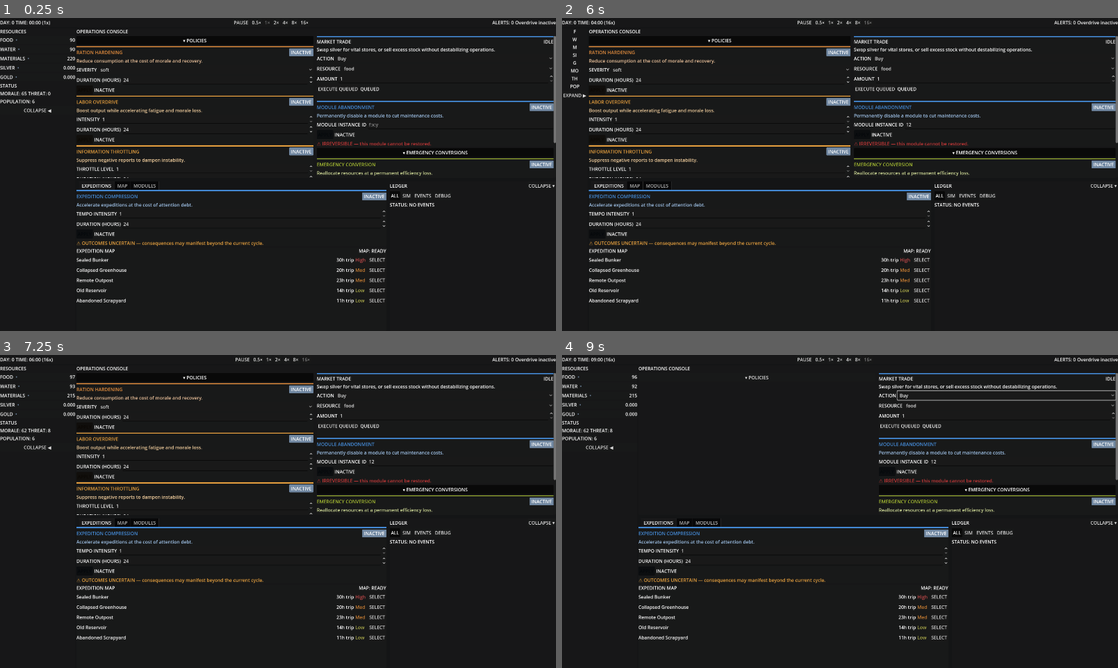
Above: before the commit, frames 1-4 (two rows, left to right).
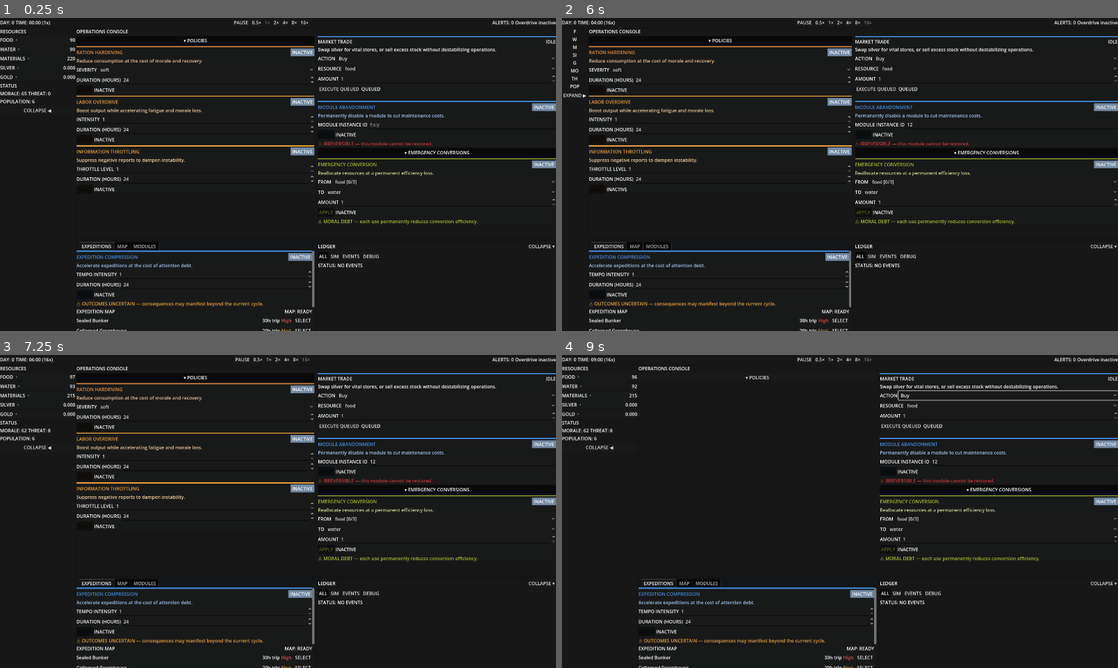
Above: after the commit, the same moments.

Repository: SyntacticLuster/upstack
Game: Godot game, scene res://scenes/game/Game.tscn
Two runs of this game, one before a commit and one after it. Both use one fixed random seed, a clock stepped at 60 frames per second and the inputs below.
Inputs (mouse positions are in pixels of both pictures, inside the frame that each line leads up to):
- Up to frame 1 (0.25 s): no input
- Up to frame 2 (6 s): click (1023, 124) at 0.52 s; type "12" at 0.6 s; click "0.5×" at 1.25 s; click "1×" at 2 s; click "2×" at 2.75 s; click "4×" at 3.5 s; click "8×" at 4.25 s; click "16×" at 5 s; click "COLLAPSE ◀" at 5.75 s
- Up to frame 3 (7.25 s): click "EXPAND ▶" at 6.5 s
- Up to frame 4 (9 s): click "▾ POLICIES" at 7.25 s; click "Buy" at 8 s; click "food" at 8.75 s

The runs differ from the first frame. In frame 1, 6.0% of the frame differs, in the area x 13-100%, y 5-100%; in frame 2, 6.0%, in the area x 4-100%, y 5-100%; in frame 3, 6.0%; in frame 4, 5.8%.

Commit message:
Fix UI split defaults and persistence

Diff:
--- a/scripts/ui/UiRoot.gd
+++ b/scripts/ui/UiRoot.gd
@@ -6,14 +6,23 @@
 
 const BREAKPOINT_TABS := 800.0
 const BREAKPOINT_RAIL_COLLAPSE := 800.0
-const LEDGER_DEFAULT_RATIO := 0.5
-const BOTTOM_SPLIT_RATIO := 0.65
+const V_DEFAULT_RATIO := 0.70
+const H_TOP_DEFAULT_RATIO := 0.50
+const H_BOTTOM_DEFAULT_RATIO := 0.50
+const UI_LAYOUT_SECTION := "ui_layout"
+const UI_LAYOUT_VERSION := 1
+const UI_LAYOUT_VERSION_KEY := "layout_version"
+const UI_SPLIT_V_RATIO_KEY := "ui_split_v_ratio"
+const UI_SPLIT_TOP_H_RATIO_KEY := "ui_split_top_h_ratio"
+const UI_SPLIT_BOTTOM_H_RATIO_KEY := "ui_split_bottom_h_ratio"
+const UI_LAYOUT_PATH := "user://ui_layout.cfg"
 
 @onready var root_control: Control = $Root
 @onready var hud_panel = $Root/Layout/HudPanel
 @onready var content_split: VSplitContainer = $Root/Layout/HudPanel/Root/MainRow/ContentColumn/ContentSplit
 @onready var content_tabs: TabContainer = $Root/Layout/HudPanel/Root/MainRow/ContentColumn/ContentTabs
 @onready var console_panel = $Root/Layout/HudPanel/Root/MainRow/ContentColumn/ContentSplit/OperationsConsole
+@onready var top_split: HSplitContainer = $Root/Layout/HudPanel/Root/MainRow/ContentColumn/ContentSplit/OperationsConsole/Layout/Scroll/Root/TopPoliciesSplit
 @onready var bottom_split: HSplitContainer = $Root/Layout/HudPanel/Root/MainRow/ContentColumn/ContentSplit/BottomSplit
 @onready var expedition_tabs: TabContainer = $Root/Layout/HudPanel/Root/MainRow/ContentColumn/ContentSplit/BottomSplit/ExpeditionTabs
 @onready var expeditions_root: VBoxContainer = $Root/Layout/HudPanel/Root/MainRow/ContentColumn/ContentSplit/BottomSplit/ExpeditionTabs/ExpeditionsTab/ExpeditionsRoot
@@ -39,10 +48,13 @@
 var _toast_cooldowns: Dictionary = {}
 var _modal_queue: Array[Dictionary] = []
 var _modal_active_key: String = ""
-var _content_split_ratio: float = LEDGER_DEFAULT_RATIO
+var _content_split_ratio: float = V_DEFAULT_RATIO
 var _content_split_user_set: bool = false
 var _content_split_applying: bool = false
-var _bottom_split_ratio: float = BOTTOM_SPLIT_RATIO
+var _top_split_ratio: float = H_TOP_DEFAULT_RATIO
+var _top_split_user_set: bool = false
+var _top_split_applying: bool = false
+var _bottom_split_ratio: float = H_BOTTOM_DEFAULT_RATIO
 var _bottom_split_user_set: bool = false
 var _bottom_split_applying: bool = false
 
@@ -78,6 +90,7 @@
 	else:
 		_use_polling = true
 		_refresh_all()
+	_load_split_ratios()
 	if get_viewport() != null and not get_viewport().size_changed.is_connected(_on_viewport_size_changed):
 		get_viewport().size_changed.connect(_on_viewport_size_changed)
 	if bottom_split != null:
@@ -87,6 +100,13 @@
 		var size_cb := Callable(self, "_on_bottom_split_resized")
 		if not bottom_split.resized.is_connected(size_cb):
 			bottom_split.resized.connect(size_cb)
+	if top_split != null:
+		var top_dragged_cb := Callable(self, "_on_top_split_dragged")
+		if not top_split.dragged.is_connected(top_dragged_cb):
+			top_split.dragged.connect(top_dragged_cb)
+		var top_size_cb := Callable(self, "_on_top_split_resized")
+		if not top_split.resized.is_connected(top_size_cb):
+			top_split.resized.connect(top_size_cb)
 	if content_split != null:
 		var content_dragged_cb := Callable(self, "_on_content_split_dragged")
 		if not content_split.dragged.is_connected(content_dragged_cb):
@@ -141,6 +161,7 @@
 		return
 	_layout_initialized = true
 	_apply_split_ratio()
+	_apply_top_split_ratio()
 	_apply_bottom_split_ratio()
 
 func _layout_has_sizes() -> bool:
@@ -200,6 +221,7 @@
 	content_split.visible = not use_tabs
 	if not use_tabs:
 		_apply_split_ratio()
+		_apply_top_split_ratio()
 	_apply_bottom_split_ratio()
 
 func _move_to_tabs() -> void:
@@ -237,11 +259,26 @@
 	if not _layout_initialized and not _content_split_user_set:
 		return
 	var total_height := content_split.size.y
-	var target_ratio := _content_split_ratio if _content_split_user_set else LEDGER_DEFAULT_RATIO
+	var target_ratio := _content_split_ratio if _content_split_user_set else V_DEFAULT_RATIO
 	if not _is_valid_ratio(target_ratio):
 		_content_split_user_set = false
-		target_ratio = LEDGER_DEFAULT_RATIO
+		target_ratio = V_DEFAULT_RATIO
 	_set_content_split_offset_for_ratio(target_ratio, total_height)
+
+func _apply_top_split_ratio() -> void:
+	if top_split == null:
+		return
+	if top_split.size.x <= 0.0:
+		call_deferred("_apply_top_split_ratio")
+		return
+	if not _layout_initialized and not _top_split_user_set:
+		return
+	var total_width := top_split.size.x
+	var target_ratio := _top_split_ratio if _top_split_user_set else H_TOP_DEFAULT_RATIO
+	if not _is_valid_ratio(target_ratio):
+		_top_split_user_set = false
+		target_ratio = H_TOP_DEFAULT_RATIO
+	_set_top_split_offset_for_ratio(target_ratio, total_width)
 
 func _apply_bottom_split_ratio() -> void:
 	if bottom_split == null:
@@ -252,35 +289,50 @@
 	if not _layout_initialized and not _bottom_split_user_set:
 		return
 	var total_width := bottom_split.size.x
-	var target_ratio := _bottom_split_ratio if _bottom_split_user_set else BOTTOM_SPLIT_RATIO
+	var target_ratio := _bottom_split_ratio if _bottom_split_user_set else H_BOTTOM_DEFAULT_RATIO
 	if not _is_valid_ratio(target_ratio):
 		_bottom_split_user_set = false
-		target_ratio = BOTTOM_SPLIT_RATIO
+		target_ratio = H_BOTTOM_DEFAULT_RATIO
 	_set_bottom_split_offset_for_ratio(target_ratio, total_width)
 
-func _on_bottom_split_dragged(offset: float) -> void:
+func _on_bottom_split_dragged(drag_offset: float) -> void:
 	if bottom_split == null:
 		return
 	var width: float = maxf(1.0, bottom_split.size.x)
-	_bottom_split_ratio = clampf(0.5 + (float(offset) / width), 0.0, 1.0)
+	_bottom_split_ratio = clampf(0.5 + (float(drag_offset) / width), 0.0, 1.0)
 	_bottom_split_user_set = true
+	_save_split_ratio(UI_SPLIT_BOTTOM_H_RATIO_KEY, _bottom_split_ratio)
 
 func _on_bottom_split_resized() -> void:
 	if _bottom_split_applying:
 		return
 	_apply_bottom_split_ratio()
 
-func _on_content_split_dragged(offset: float) -> void:
+func _on_content_split_dragged(drag_offset: float) -> void:
 	if content_split == null:
 		return
 	var height: float = maxf(1.0, content_split.size.y)
-	_content_split_ratio = clampf(0.5 + (float(offset) / height), 0.0, 1.0)
+	_content_split_ratio = clampf(0.5 + (float(drag_offset) / height), 0.0, 1.0)
 	_content_split_user_set = true
+	_save_split_ratio(UI_SPLIT_V_RATIO_KEY, _content_split_ratio)
 
 func _on_content_split_resized() -> void:
 	if _content_split_applying:
 		return
 	_apply_split_ratio()
+
+func _on_top_split_dragged(drag_offset: float) -> void:
+	if top_split == null:
+		return
+	var width: float = maxf(1.0, top_split.size.x)
+	_top_split_ratio = clampf(0.5 + (float(drag_offset) / width), 0.0, 1.0)
+	_top_split_user_set = true
+	_save_split_ratio(UI_SPLIT_TOP_H_RATIO_KEY, _top_split_ratio)
+
+func _on_top_split_resized() -> void:
+	if _top_split_applying:
+		return
+	_apply_top_split_ratio()
 
 func _set_bottom_split_offset_for_ratio(ratio: float, width: float) -> void:
 	if bottom_split == null or width <= 0.0 or _bottom_split_applying:
@@ -290,6 +342,14 @@
 	bottom_split.split_offset = int(round((clamped - 0.5) * width))
 	_bottom_split_applying = false
 
+func _set_top_split_offset_for_ratio(ratio: float, width: float) -> void:
+	if top_split == null or width <= 0.0 or _top_split_applying:
+		return
+	_top_split_applying = true
+	var clamped := clampf(ratio, 0.0, 1.0)
+	top_split.split_offset = int(round((clamped - 0.5) * width))
+	_top_split_applying = false
+
 func _set_content_split_offset_for_ratio(ratio: float, height: float) -> void:
 	if content_split == null or height <= 0.0 or _content_split_applying:
 		return
@@ -300,6 +360,52 @@
 
 func _is_valid_ratio(ratio: float) -> bool:
 	return ratio >= 0.0 and ratio <= 1.0
+
+func _load_split_ratios() -> void:
+	var config := ConfigFile.new()
+	var load_err := config.load(UI_LAYOUT_PATH)
+	if load_err != OK:
+		return
+	if not config.has_section_key(UI_LAYOUT_SECTION, UI_LAYOUT_VERSION_KEY):
+		return
+	var version_value: Variant = config.get_value(UI_LAYOUT_SECTION, UI_LAYOUT_VERSION_KEY, 0)
+	var version := int(version_value)
+	if version != UI_LAYOUT_VERSION:
+		return
+	var v_ratio: Variant = _read_ratio(config, UI_SPLIT_V_RATIO_KEY)
+	if v_ratio != null:
+		_content_split_ratio = float(v_ratio)
+		_content_split_user_set = true
+	var top_ratio: Variant = _read_ratio(config, UI_SPLIT_TOP_H_RATIO_KEY)
+	if top_ratio != null:
+		_top_split_ratio = float(top_ratio)
+		_top_split_user_set = true
+	var bottom_ratio: Variant = _read_ratio(config, UI_SPLIT_BOTTOM_H_RATIO_KEY)
+	if bottom_ratio != null:
+		_bottom_split_ratio = float(bottom_ratio)
+		_bottom_split_user_set = true
+
+func _read_ratio(config: ConfigFile, key: String) -> Variant:
+	if not config.has_section_key(UI_LAYOUT_SECTION, key):
+		return null
+	var ratio_value: Variant = config.get_value(UI_LAYOUT_SECTION, key, null)
+	if ratio_value == null:
+		return null
+	var ratio := float(ratio_value)
+	if _is_valid_ratio(ratio):
+		return ratio
+	return null
+
+func _save_split_ratio(key: String, ratio: float) -> void:
+	if not _is_valid_ratio(ratio):
+		return
+	var config := ConfigFile.new()
+	var load_err := config.load(UI_LAYOUT_PATH)
+	if load_err != OK and load_err != ERR_FILE_NOT_FOUND:
+		return
+	config.set_value(UI_LAYOUT_SECTION, UI_LAYOUT_VERSION_KEY, UI_LAYOUT_VERSION)
+	config.set_value(UI_LAYOUT_SECTION, key, ratio)
+	config.save(UI_LAYOUT_PATH)
 
 func _ensure_expedition_tab_titles() -> void:
 	if expedition_tabs == null:
